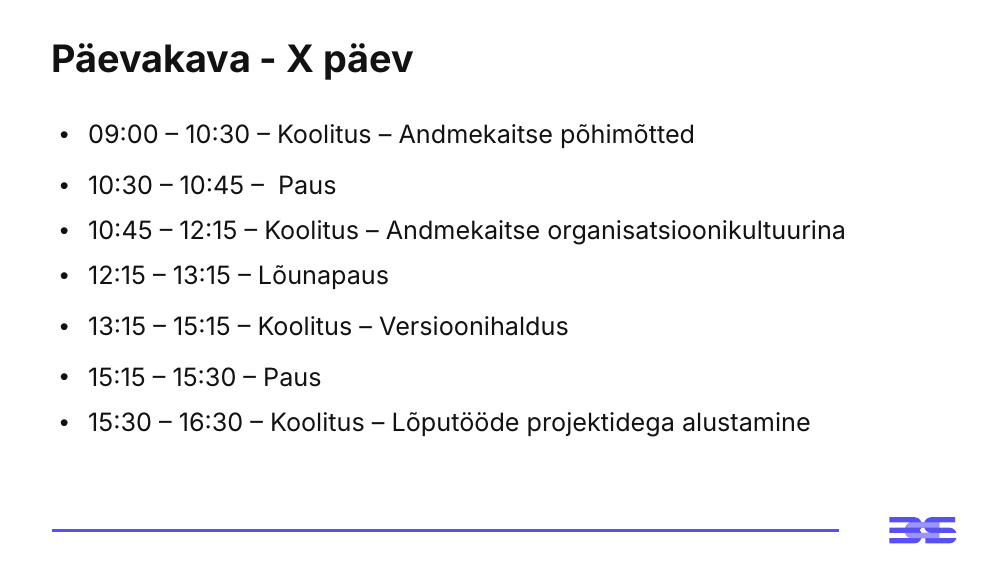
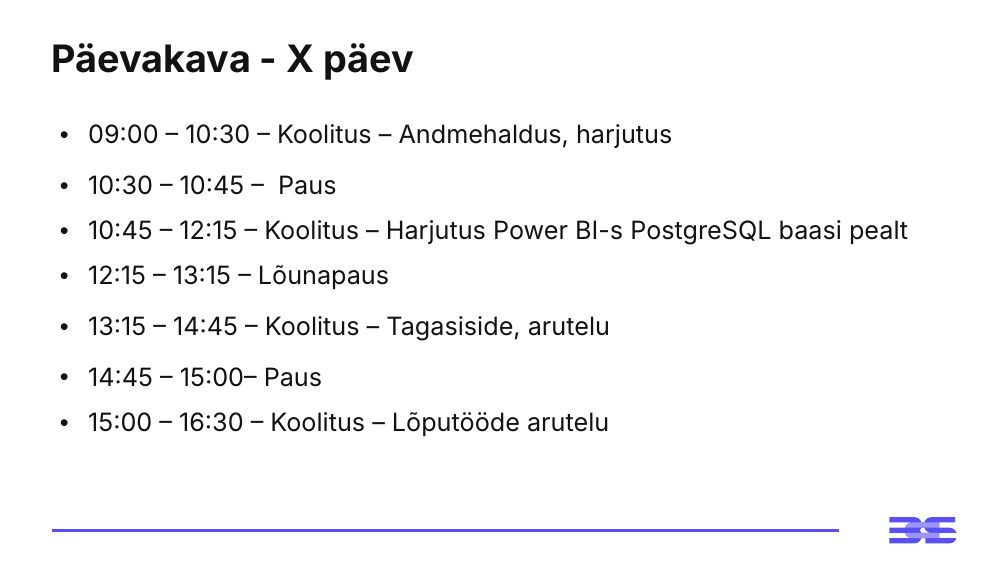
Before and after one commit to emilieabel/andmetarkus, a slide deck: slide 1 of Materjalid/Day10 Andmekaitse/10-paev-andmetarkus-esitlus.pptx (slide 3 before the commit). Drawn at 1008x567 pixels with LibreOffice and Linux fonts; fonts in the diff are those of the drawing. Boxes give left, top, right and bottom in pixels: in the first picture for what was removed or moved away, otherwise in the second. Text is boxed around its words. In the diff, an @@ line names an element or a change of style, - is before the commit and + after.

```diff
--- a/Materjalid/Day10 Andmekaitse/10-paev-andmetarkus-esitlus.pptx
+++ b/Materjalid/Day10 Andmekaitse/10-paev-andmetarkus-esitlus.pptx
@@ table at <box>51,105,957,444</box> @@
-row 1, column 1: 09:00 – 10:30 – Koolitus – Andmekaitse põhimõtted
+row 1, column 1: 09:00 – 10:30 – Koolitus – Andmehaldus, harjutus
-row 3, column 1: 10:45 – 12:15 – Koolitus – Andmekaitse organisatsioonikultuurina
+row 3, column 1: 10:45 – 12:15 – Koolitus – Harjutus Power BI-s PostgreSQL baasi pealt
-row 5, column 1: 13:15 – 15:15 – Koolitus – Versioonihaldus
+row 5, column 1: 13:15 – 14:45 – Koolitus – Tagasiside, arutelu
-row 6, column 1: 15:15 – 15:30 – Paus
+row 6, column 1: 14:45 – 15:00– Paus
-row 7, column 1: 15:30 – 16:30 – Koolitus – Lõputööde projektidega alustamine
+row 7, column 1: 15:00 – 16:30 – Koolitus – Lõputööde arutelu
```
Also in this commit, not shown: 5 other slides changed, 18 slides added, 26 slides removed, 15 other files.
